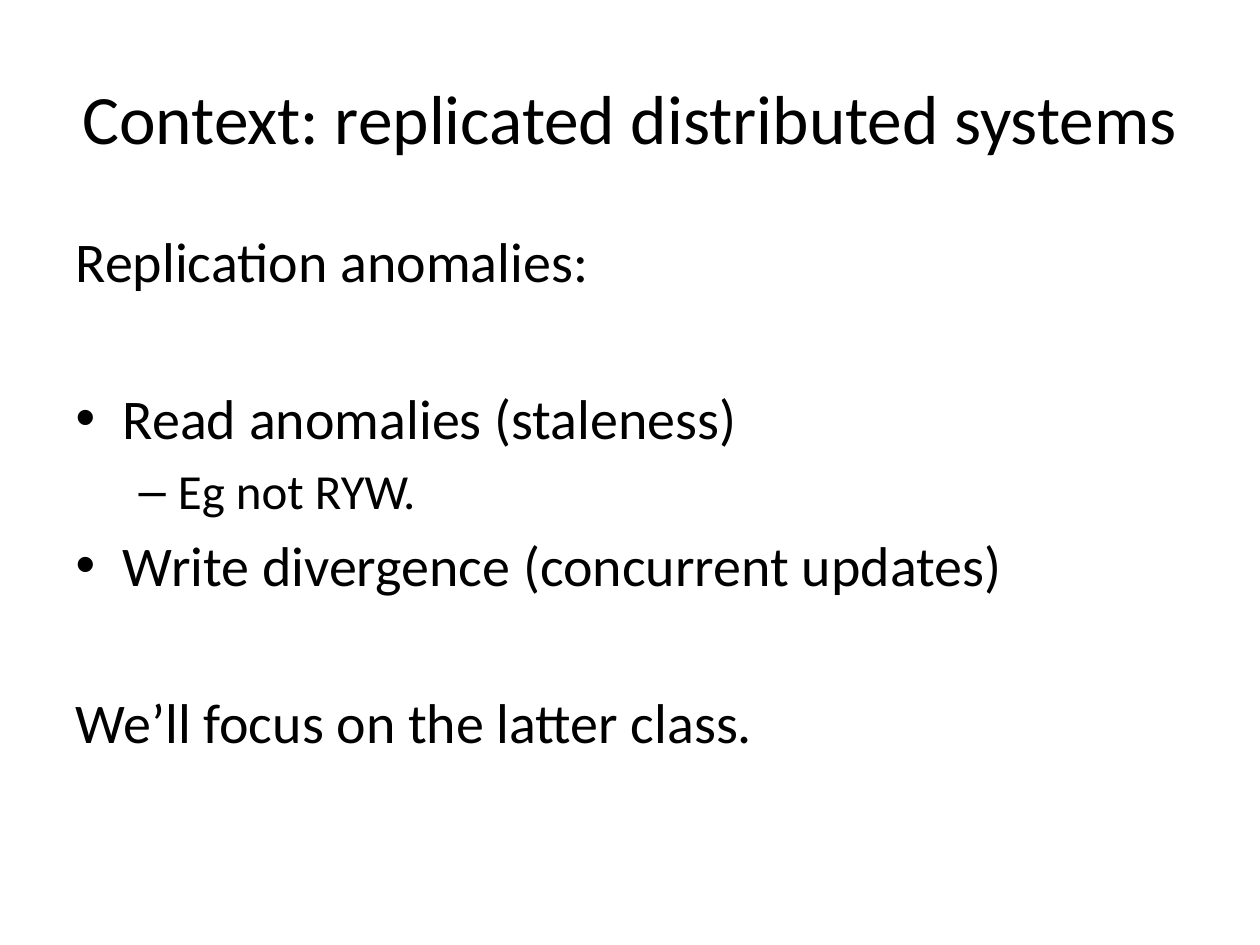
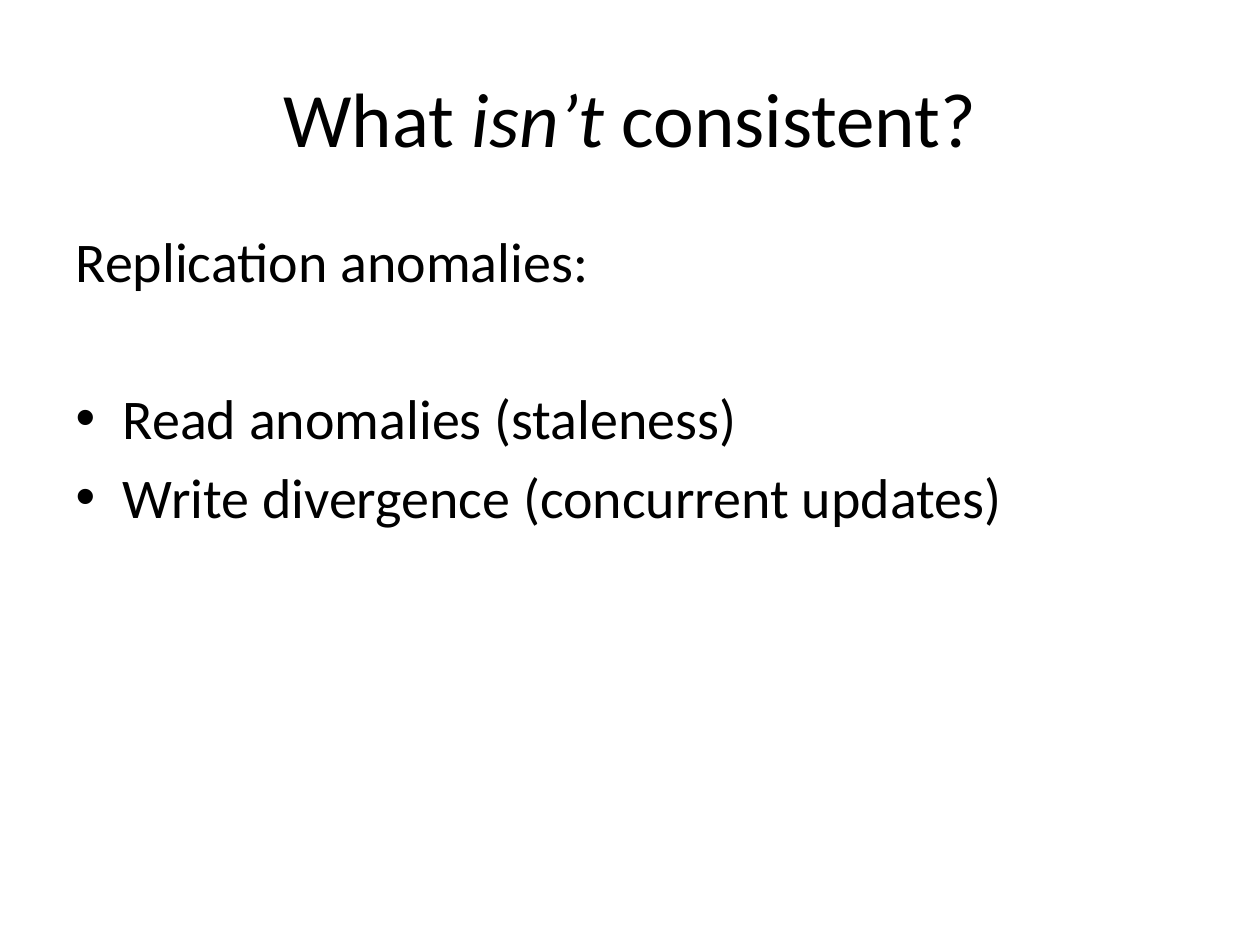
Before and after one commit to declarativitydotnet/declarativity, a slide deck: slide 9 of socc12-bloom-tutorial/slides/bloom-tutorial.pptx. Drawn at 1260x945 pixels with LibreOffice and Linux fonts; fonts in the diff are those of the drawing. Boxes give left, top, right and bottom in pixels: in the first picture for what was removed or moved away, otherwise in the second. Text is boxed around its words. In the diff, an @@ line names an element or a change of style, - is before the commit and + after.

```diff
--- a/socc12-bloom-tutorial/slides/bloom-tutorial.pptx
+++ b/socc12-bloom-tutorial/slides/bloom-tutorial.pptx
@@ title at (283, 93, 976, 148): text changed; size 39.6 to 44 pt @@
-Context: replicated distributed systems
+What isn’t consistent?
@@ text at (178, 477, 416, 518): paragraph removed @@
-  – Eg not RYW.
@@ text at (76, 703, 752, 744): paragraph removed @@
-We’ll focus on the latter class.
```
Also in this commit, not shown: 3 other slides changed, 4 slides added, 1 slide removed.
